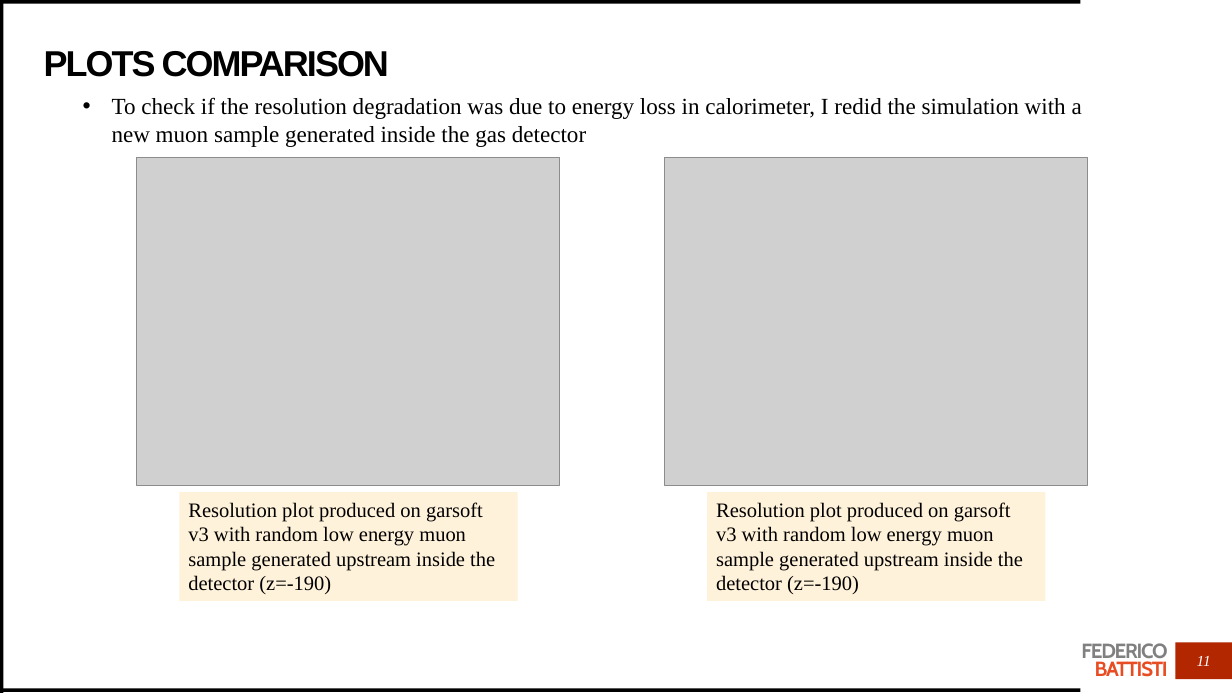
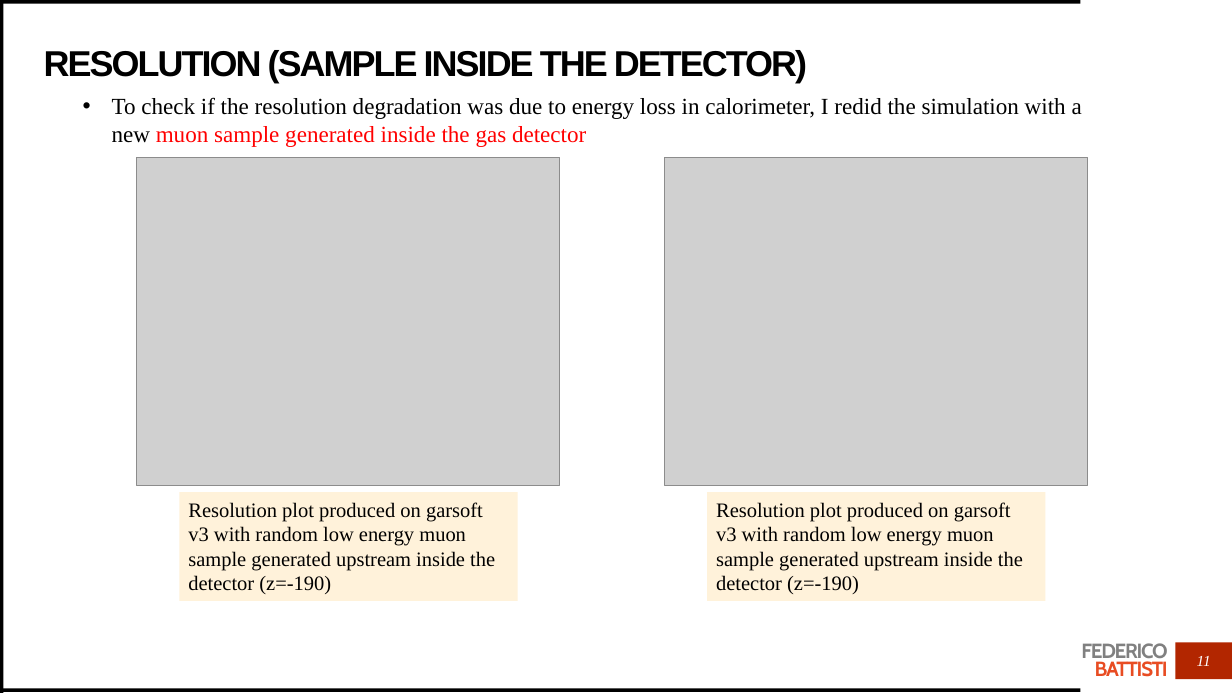
Before and after one commit to Trenchcoat95/OxfordCode, a slide deck: slide 11 of Simulation Exercise.pptx. Drawn at 1232x693 pixels with LibreOffice and Linux fonts; fonts in the diff are those of the drawing; grey boxes stand for pictures. Boxes give left, top, right and bottom in pixels: in the first picture for what was removed or moved away, otherwise in the second. Text is boxed around its words. In the diff, an @@ line names an element or a change of style, - is before the commit and + after.

Commit message:
Energy plots + first edep-sim display

```diff
--- a/Simulation Exercise.pptx
+++ b/Simulation Exercise.pptx
@@ title at (x1=44, y1=50, x2=807, y2=83): text changed @@
-PLOTS COMPARISON
+RESOLUTION (SAMPLE INSIDE THE DETECTOR)
@@ text "To check if the resolution ..." at (x1=112, y1=97, x2=1082, y2=147): text colour #000000 to #FF0000 in "muon sample generated inside the gas detector" @@
```
Also in this commit, not shown: 2 other slides changed, 4 slides added, 1 slide removed, 10 other files.
